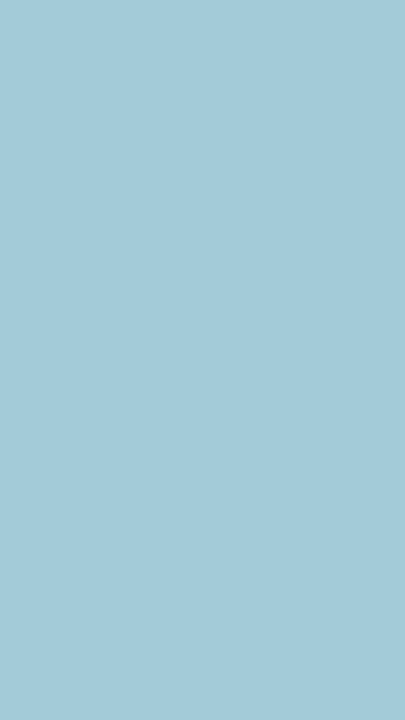
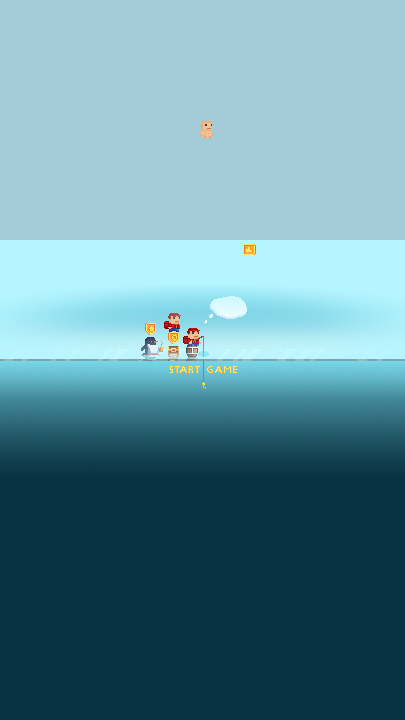
Before/after of a (405, 720) layered artwork. What changed in the layer stack:
added group "Болванка перса" with 5 layers above "Кнопка рекордов" over box(200, 121, 214, 138)
added layer "Тело" (1st of 4, in "Болванка перса") in group "Болванка перса" over box(200, 121, 214, 138)
added layer "Туман" above "Облако" over box(0, 240, 405, 359)
added group "Облако" (1st of 2) with 1 layers above "Надпись начала игры" over box(204, 296, 247, 323)
added layer "Облако" (2nd of 2, in "Облако") in group "Облако" over box(204, 296, 247, 323)
added group "Надпись начала игры" with 9 layers above "Удочка 1" over box(169, 366, 238, 373)
added group "Доставщик 2" with 14 layers above "Ниндзя" over box(164, 313, 201, 346)
added group "Сидит" (1st of 2, in "Доставщик 2") with 6 layers in group "Доставщик 2" over box(164, 313, 181, 332)
added group "Сидит" (2nd of 2, in "Доставщик 2") with 6 layers in group "Доставщик 2" over box(183, 328, 201, 346)
added layer "Тело" (3rd of 4, in "Доставщик 2" › "Сидит") in group "Сидит" over box(187, 329, 201, 346)
added group "Пингвин" (1st of 2) with 6 layers above "Над льдом" over box(139, 337, 164, 361)
added layer "Пингвин" (2nd of 2, in "Пингвин") in group "Пингвин" over box(141, 337, 161, 355)
added group "Над льдом" with 1 layers above "Лёд" over box(0, 240, 405, 349)
added layer "Небо" in group "Над льдом" over box(0, 240, 405, 349)
added group "Лёд" with 4 layers above "Крючок" over box(0, 349, 405, 361)
added layer "Блики" (80%) in group "Лёд" over box(4, 349, 392, 361)
added layer "Поверхность верх" (80%) in group "Лёд" over box(0, 349, 405, 354)
added layer "Поверхность низ" (80%) in group "Лёд" over box(0, 354, 405, 359)
added layer "Толщ" (80%) in group "Лёд" over box(0, 359, 405, 361)
added group "Под льдом" with 2 layers above "Заливка" over box(0, 349, 405, 720)
added layer "Вода" in group "Под льдом" over box(0, 349, 405, 480)
added layer "Глубина" in group "Под льдом" over box(0, 480, 405, 720)
…and 47 more changes (47 added)
